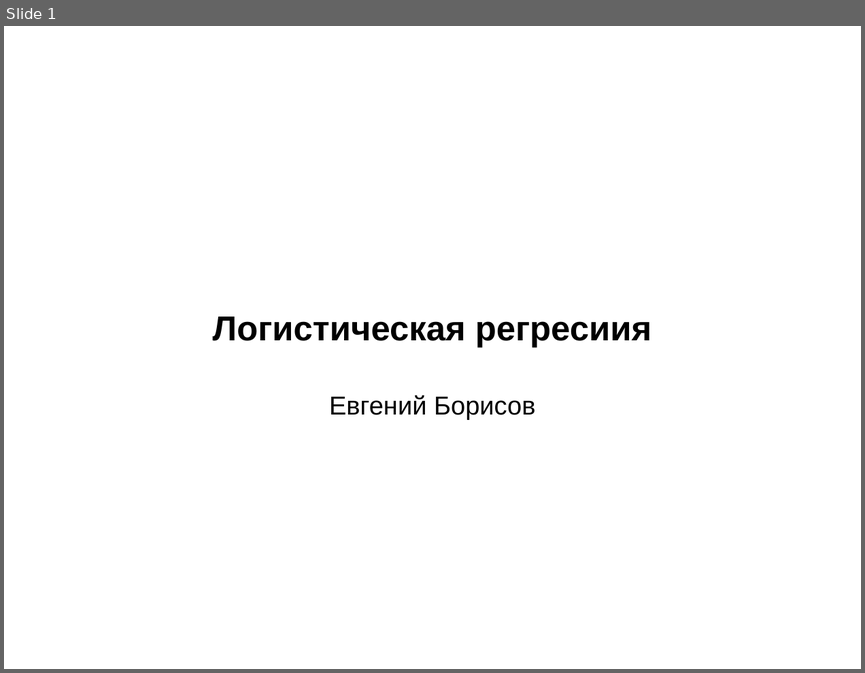
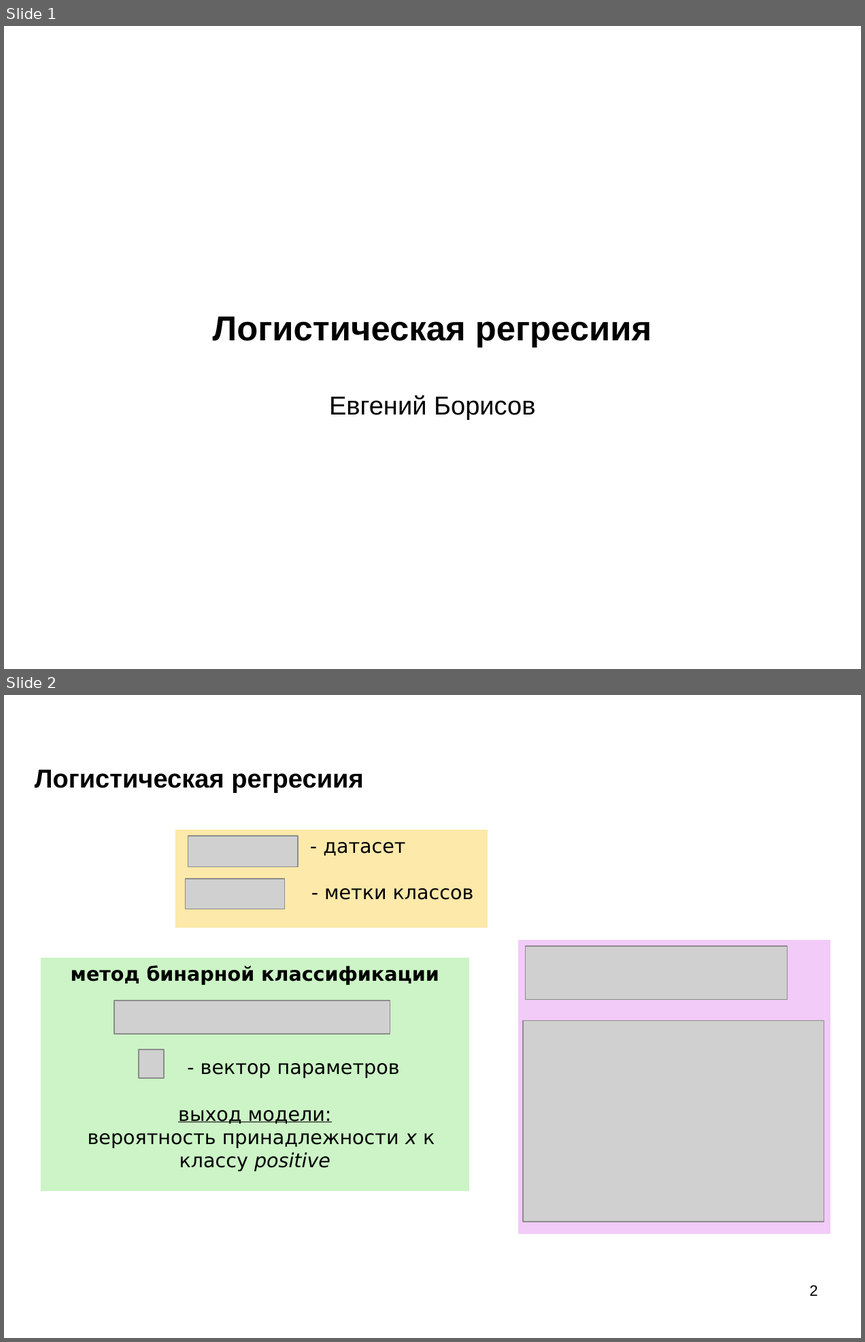
Before and after one commit to mechanoid5/ml_lectorium_legacy, a slide deck: 17-regression-logistic.odp. Shown one above the other, each under a label of ours: slide 1 before the commit, slides 1 and 2 after it. The pictures are 865x673 and 865x1342 pixels, drawn with LibreOffice and Linux fonts; fonts in the diff are those of the drawing; grey boxes stand for pictures; background and template pictures are left out. Boxes give left, top, right and bottom in pixels: in the first picture for what was removed or moved away, otherwise in the second. Text is boxed around its words. In the diff, an @@ line names an element or a change of style, - is before the commit and + after.

```diff
--- a/17-regression-logistic.odp
+++ b/17-regression-logistic.odp
@@ slide 2 added at [4,695,861,1338], background picture (left out) @@
@@ title added at [35,769,363,793], 24 pt, text #000000, bold @@
+Логистическая регресиия
@@ rectangle added at [175,830,487,928], fill #FDE9A9, 18 pt, text #000000 @@
+- датасет
+- метки классов
@@ picture added at [188,836,298,867] @@
@@ picture added at [186,879,285,909] @@
@@ rectangle added at [41,957,469,1191], fill #CCF4C6, 18 pt, text #000000 @@
+метод бинарной классификации
+- вектор параметров
+выход модели:
+вероятность принадлежности x к классу positive
@@ rectangle added at [518,940,830,1234], fill #F2CBF8 @@
@@ picture added at [525,946,787,999] @@
@@ picture added at [114,1000,390,1034] @@
@@ picture added at [524,1021,824,1221] @@
@@ picture added at [139,1049,164,1079] @@
@@ page number added at [809,1285,817,1295], 14 pt, text #000000 @@
+2
```
Also in this commit, not shown: 2 slides changed, 1 other slide added, 5 slides removed.
